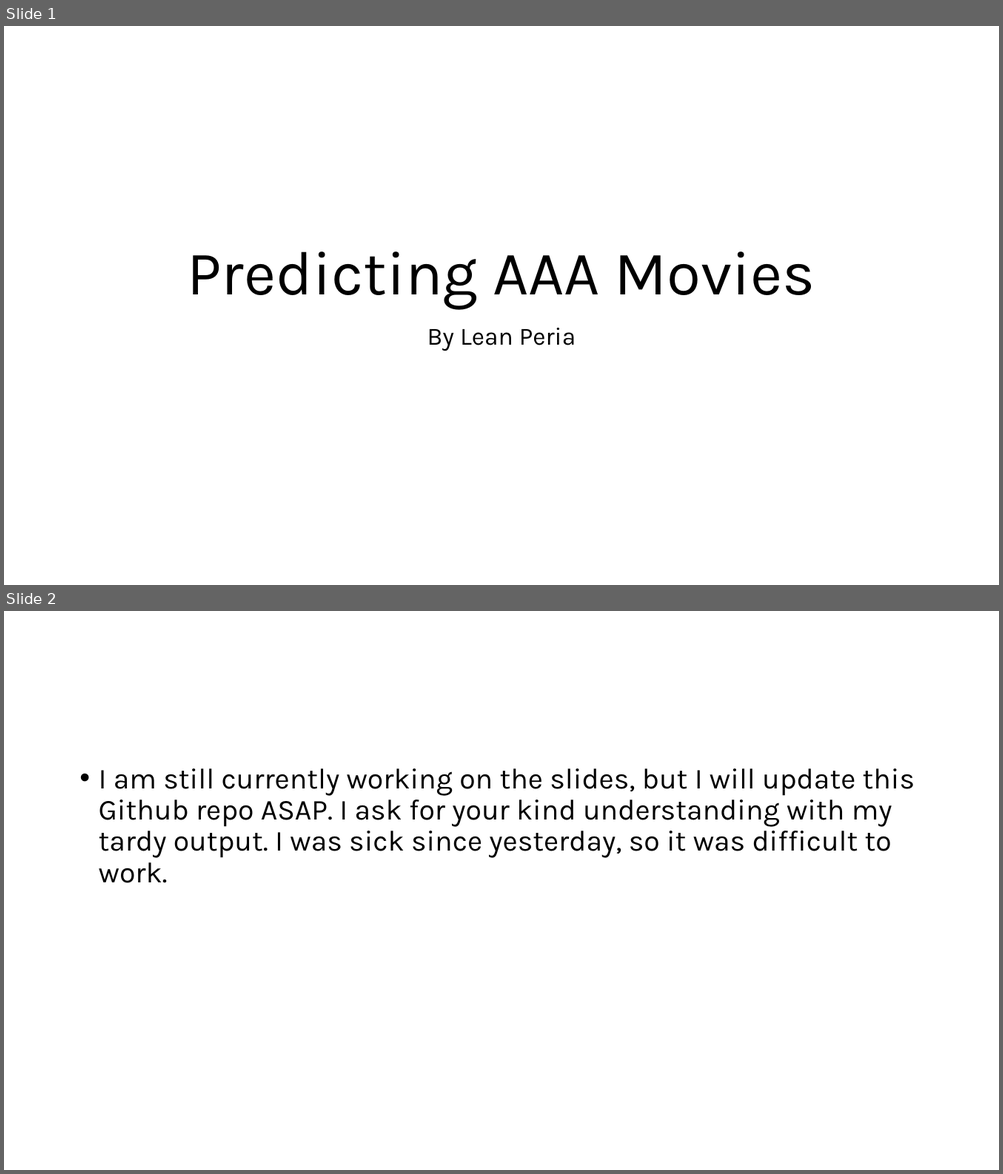
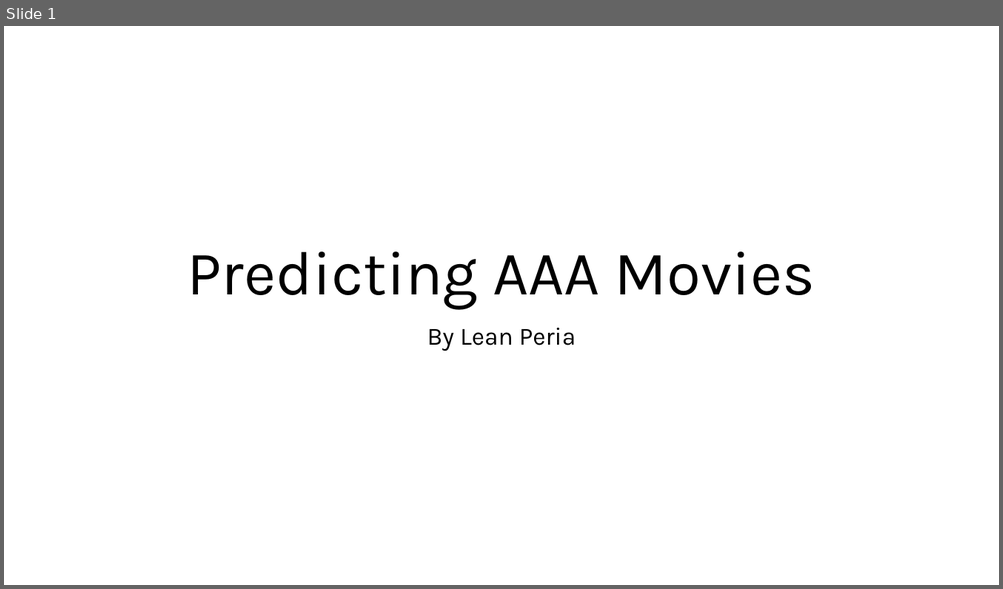
Before and after one commit to leanperia/MoviesRecommendedByLean, a slide deck: Slide Deck - Predicting AAA Movies.pptx. Shown one above the other, each under a label of ours: slides 1 and 2 before the commit, slide 1 after it. The pictures are 1003x1174 and 1003x589 pixels, drawn with LibreOffice and Linux fonts; fonts in the diff are those of the drawing. Boxes give left, top, right and bottom in pixels: in the first picture for what was removed or moved away, otherwise in the second. Text is boxed around its words. In the diff, an @@ line names an element or a change of style, - is before the commit and + after.

```diff
--- a/Slide Deck - Predicting AAA Movies.pptx
+++ b/Slide Deck - Predicting AAA Movies.pptx
@@ slide 2 removed at (4,611,999,1170), background #FFFFFF @@
@@ text removed at (99,769,915,883) @@
-• I am still currently working on the slides, but I will update this Github repo ASAP. I ask for your kind understanding with my tardy output. I was sick since yesterday, so it was difficult to work.
```
Also in this commit, not shown: 13 slides added, 3 other files.
